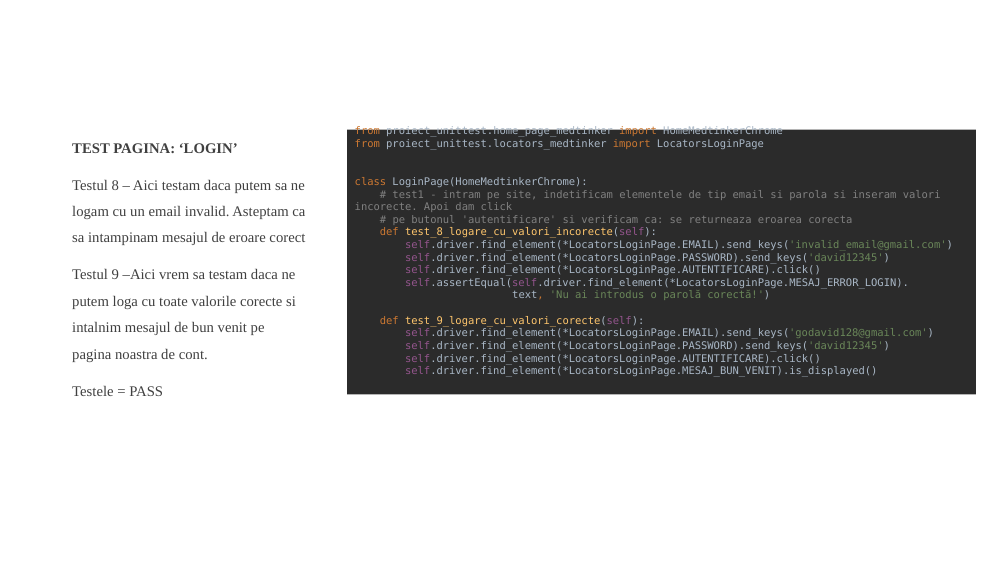
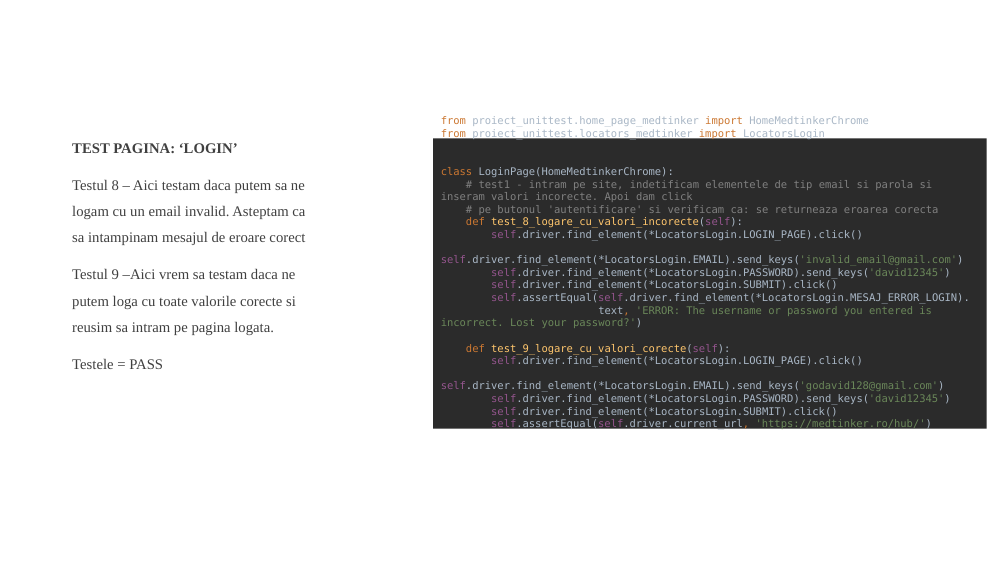
Before and after one commit to godavid128/Test_Website_medtinker, a slide deck: slide 11 of PROIECT FINAL - GORODETCHI DAVID.pptx. Drawn at 1008x567 pixels with LibreOffice and Linux fonts; fonts in the diff are those of the drawing; background and template pictures are left out. Boxes give left, top, right and bottom in pixels: in the first picture for what was removed or moved away, otherwise in the second. Text is boxed around its words. In the diff, an @@ line names an element or a change of style, - is before the commit and + after.

```diff
--- a/PROIECT FINAL - GORODETCHI DAVID.pptx
+++ b/PROIECT FINAL - GORODETCHI DAVID.pptx
@@ text "from proiect_unittest.home_page_medtinker import HomeMedtink ...": place and size @@
-text "from proiect_unittest.home_page_medtinker import HomeMedtink ..." at <box>347,126,976,398</box>
+text "from proiect_unittest.home_page_medtinker import HomeMedtink ..." at <box>433,135,987,433</box>
@@ text at <box>441,129,970,430</box>: text changed @@
-from proiect_unittest.home_page_medtinker import HomeMedtinkerChrome
-from proiect_unittest.locators_medtinker import LocatorsLoginPage
-class LoginPage(HomeMedtinkerChrome):
-# test1 - intram pe site, indetificam elementele de tip email si parola si inseram valori incorecte. Apoi dam click
-# pe butonul 'autentificare' si verificam ca: se returneaza eroarea corecta
-def test_8_logare_cu_valori_incorecte(self):
-self.driver.find_element(*LocatorsLoginPage.EMAIL).send_keys('invalid_email@gmail.com')
-self.driver.find_element(*LocatorsLoginPage.PASSWORD).send_keys('david12345')
-self.driver.find_element(*LocatorsLoginPage.AUTENTIFICARE).click()
-self.assertEqual(self.driver.find_element(*LocatorsLoginPage.MESAJ_ERROR_LOGIN).
-text, 'Nu ai introdus o parolă corectă!')
-def test_9_logare_cu_valori_corecte(self):
-self.driver.find_element(*LocatorsLoginPage.EMAIL).send_keys('godavid128@gmail.com')
-self.driver.find_element(*LocatorsLoginPage.PASSWORD).send_keys('david12345')
-self.driver.find_element(*LocatorsLoginPage.AUTENTIFICARE).click()
-self.driver.find_element(*LocatorsLoginPage.MESAJ_BUN_VENIT).is_displayed()
+from proiect_unittest.home_page_medtinker import HomeMedtinkerChrome
+from proiect_unittest.locators_medtinker import LocatorsLogin
+class LoginPage(HomeMedtinkerChrome):
+# test1 - intram pe site, indetificam elementele de tip email si parola si inseram valori incorecte. Apoi dam click
+# pe butonul 'autentificare' si verificam ca: se returneaza eroarea corecta
+def test_8_logare_cu_valori_incorecte(self):
+self.driver.find_element(*LocatorsLogin.LOGIN_PAGE).click()
+self.driver.find_element(*LocatorsLogin.EMAIL).send_keys('invalid_email@gmail.com')
+self.driver.find_element(*LocatorsLogin.PASSWORD).send_keys('david12345')
+self.driver.find_element(*LocatorsLogin.SUBMIT).click()
+self.assertEqual(self.driver.find_element(*LocatorsLogin.MESAJ_ERROR_LOGIN).
+text, 'ERROR: The username or password you entered is incorrect. Lost your password?')
+def test_9_logare_cu_valori_corecte(self):
+self.driver.find_element(*LocatorsLogin.LOGIN_PAGE).click()
+self.driver.find_element(*LocatorsLogin.EMAIL).send_keys('godavid128@gmail.com')
+self.driver.find_element(*LocatorsLogin.PASSWORD).send_keys('david12345')
+self.driver.find_element(*LocatorsLogin.SUBMIT).click()
+self.assertEqual(self.driver.current_url, 'https://medtinker.ro/hub/')
@@ text at <box>72,269,296,335</box>: text changed @@
-Testul 9 –Aici vrem sa testam daca ne putem loga cu toate valorile corecte si intalnim mesajul de bun venit pe pagina noastra de cont.
+Testul 9 –Aici vrem sa testam daca ne putem loga cu toate valorile corecte si reusim sa intram pe pagina logata.
```
Also in this commit, not shown: 9 other slides changed, 10 other files.
